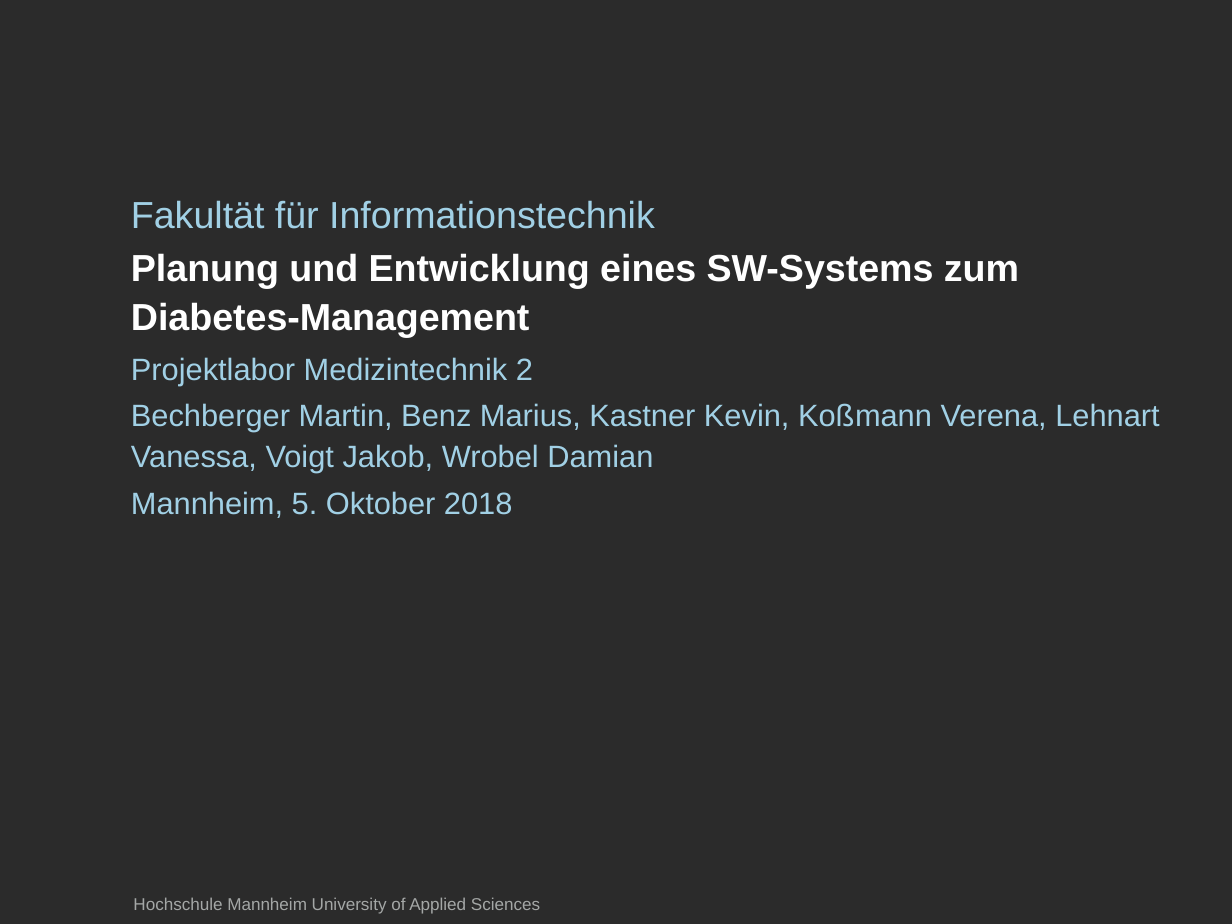
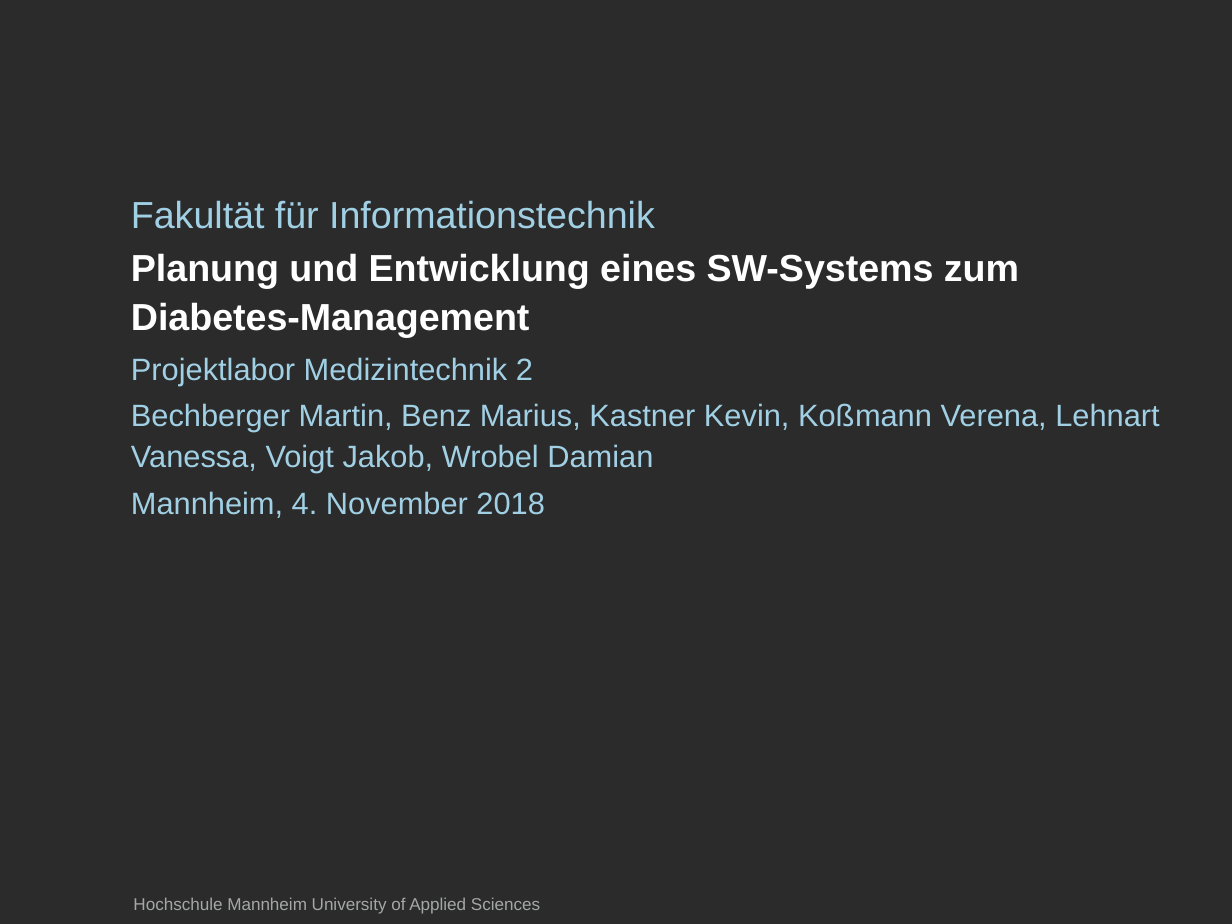
Before and after one commit to JVoigt1234/18pme22, a slide deck: slide 1 of documentation/presentations/PME2.pptx. Drawn at 1232x924 pixels with LibreOffice and Linux fonts; fonts in the diff are those of the drawing; background and template pictures are left out; a plain dark background stands for a picture behind light text. Boxes give left, top, right and bottom in pixels: in the first picture for what was removed or moved away, otherwise in the second. Text is boxed around its words. In the diff, an @@ line names an element or a change of style, - is before the commit and + after.

```diff
--- a/documentation/presentations/PME2.pptx
+++ b/documentation/presentations/PME2.pptx
@@ subtitle at [131, 491, 544, 518]: text changed @@
-Mannheim, 5. Oktober 2018
+Mannheim, 4. November 2018
```
Also in this commit, not shown: 3 other slides changed, 39 other files.
